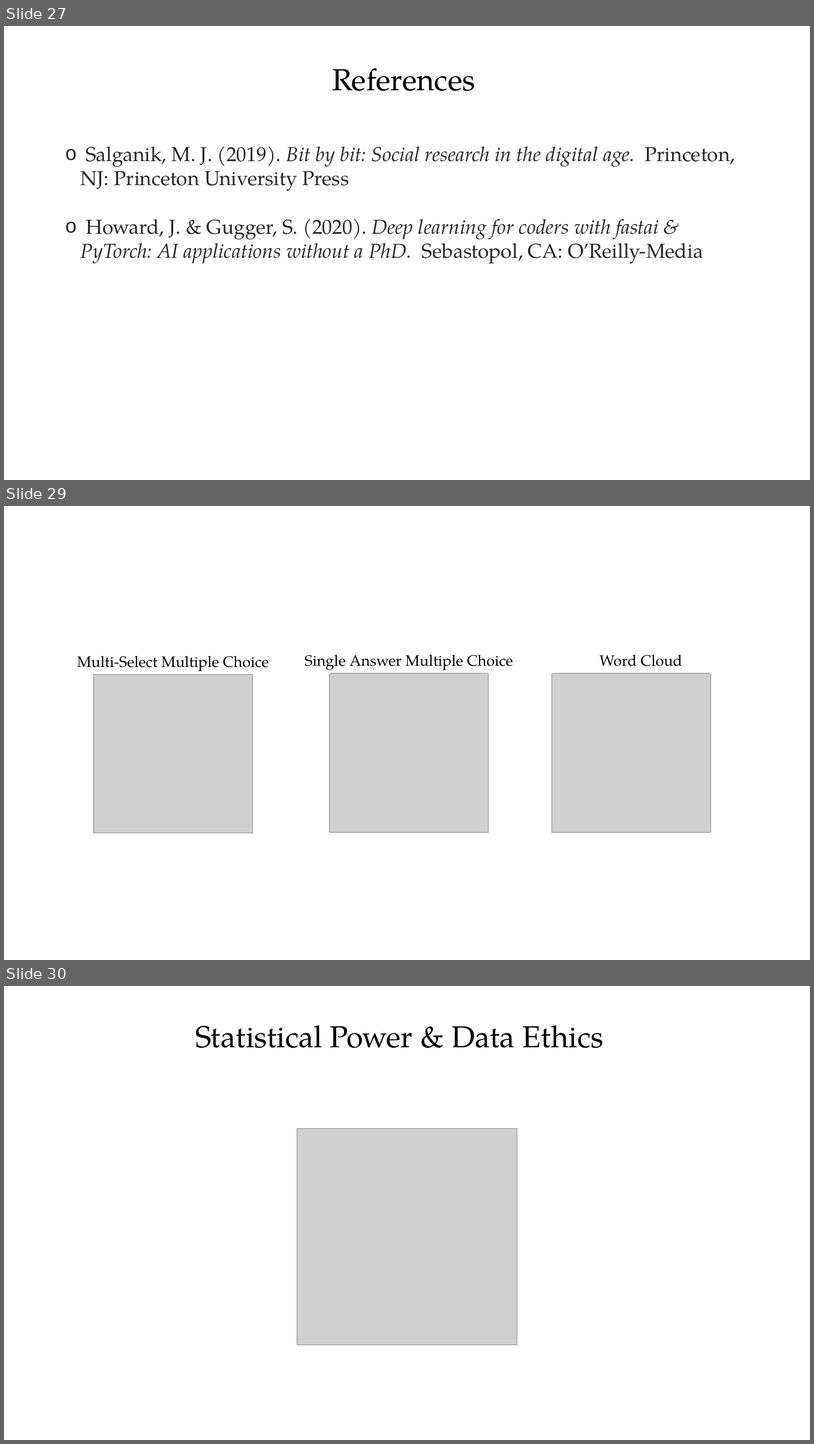
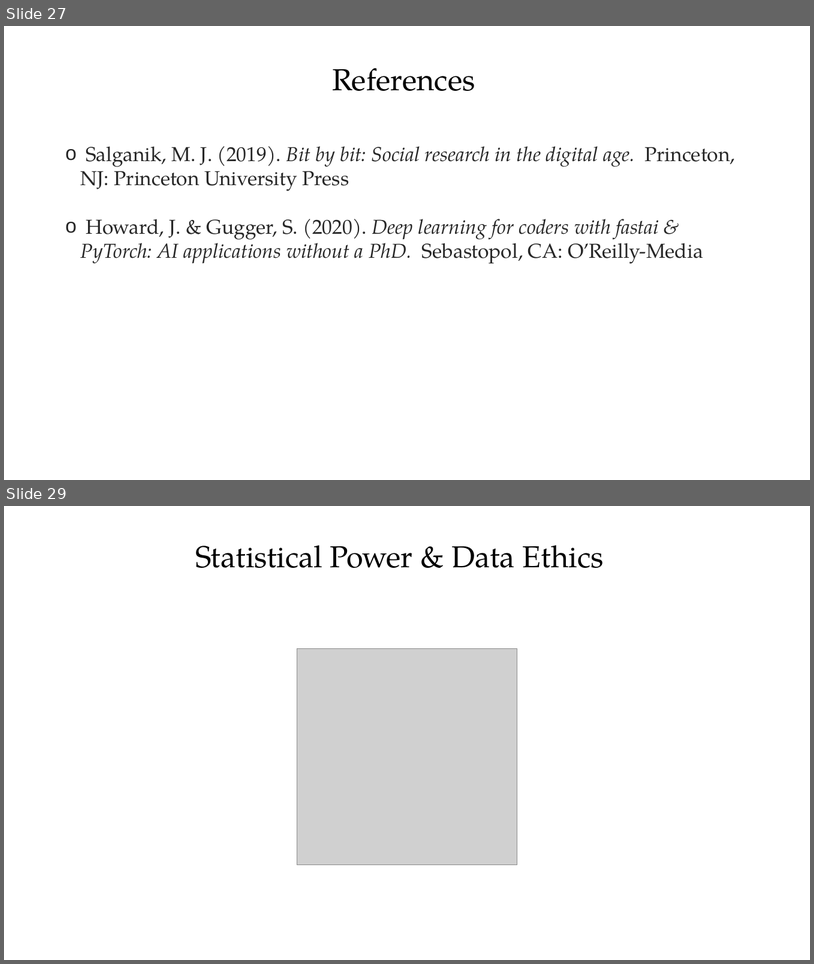
Before and after one commit to PracticumAI/ethics, a slide deck: presentations/01_ethics.pptx. Shown one above the other, each under a label of ours: slides 27, 29 and 30 before the commit, slides 27 and 29 after it; the slides between them are not shown. The pictures are 814x1444 and 814x964 pixels, drawn with LibreOffice and Linux fonts; fonts in the diff are those of the drawing; grey boxes stand for pictures. Boxes give left, top, right and bottom in pixels: in the first picture for what was removed or moved away, otherwise in the second. Text is boxed around its words. In the diff, an @@ line names an element or a change of style, - is before the commit and + after.

Commit message:
Removed Engageli slides.

```diff
--- a/presentations/01_ethics.pptx
+++ b/presentations/01_ethics.pptx
@@ slide 29 removed at (x1=4, y1=506, x2=810, y2=960), background #FFFFFF @@
@@ text removed at (x1=77, y1=655, x2=269, y2=671) @@
-Multi-Select Multiple Choice
@@ text removed at (x1=305, y1=654, x2=513, y2=670) @@
-Single Answer Multiple Choice
@@ text removed at (x1=600, y1=654, x2=683, y2=666) @@
-Word Cloud
@@ picture removed at (x1=93, y1=674, x2=252, y2=833) @@
@@ picture removed at (x1=329, y1=673, x2=489, y2=832) @@
@@ picture removed at (x1=552, y1=673, x2=711, y2=832) @@
@@ what was slide 30 is now slide 29 @@
```
